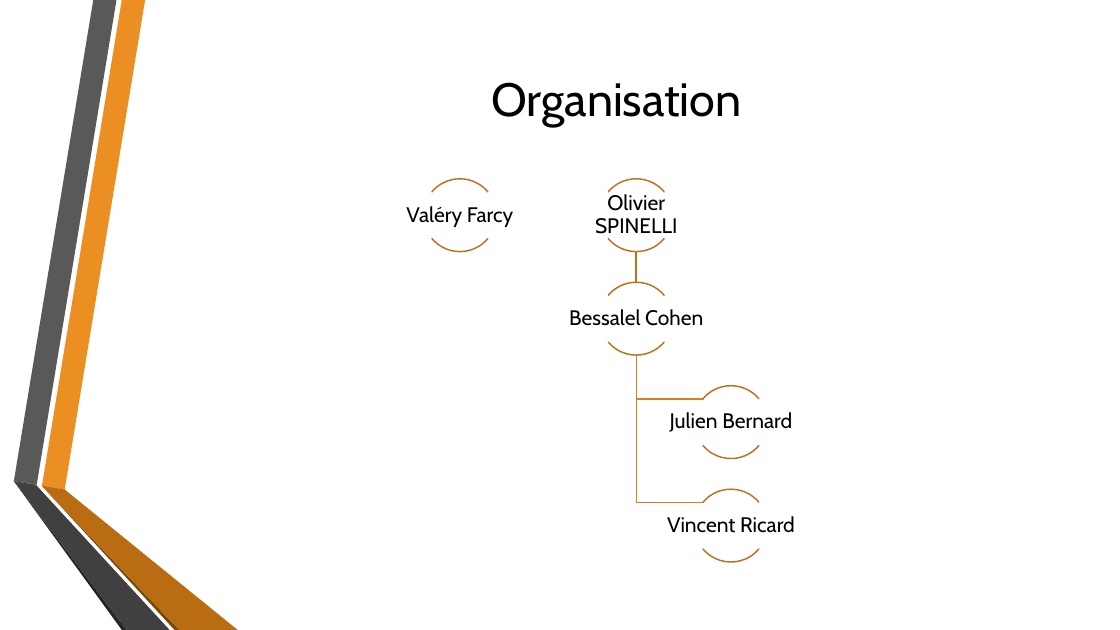
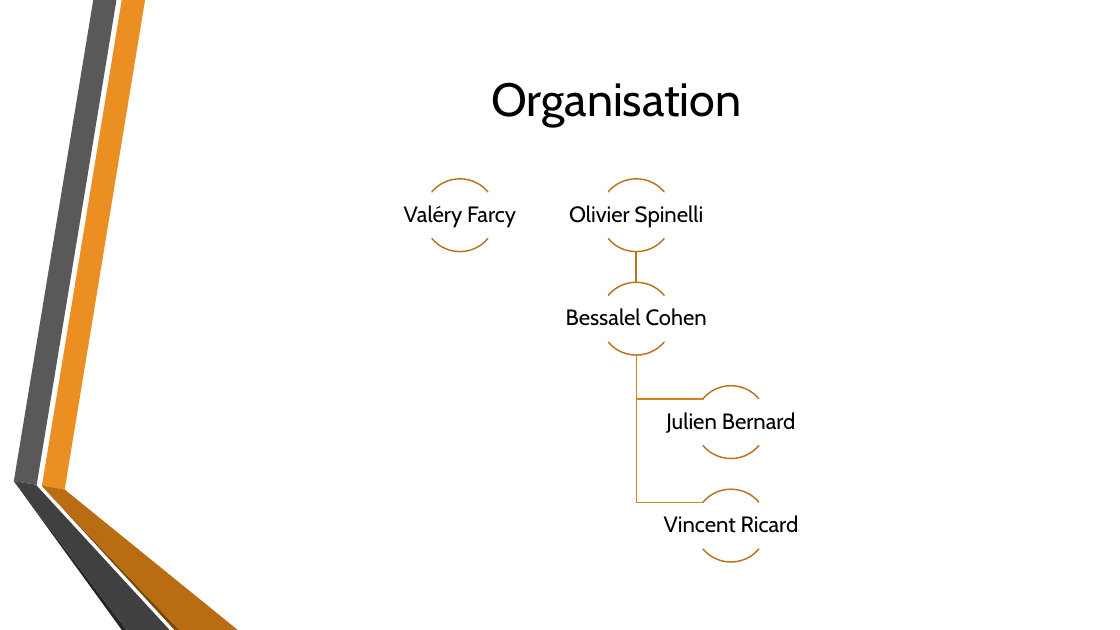
Before and after one commit to Bessalel/MySocialFeed, a slide deck: slide 2 of Avant-Projet/Réunion/[MSF]ReunionDeLancement.pptx. Drawn at 1120x630 pixels with LibreOffice and Linux fonts; fonts in the diff are those of the drawing. Boxes give left, top, right and bottom in pixels: in the first picture for what was removed or moved away, otherwise in the second. Text is boxed around its words. In the diff, an @@ line names an element or a change of style, - is before the commit and + after.

```diff
--- a/Avant-Projet/Réunion/[MSF]ReunionDeLancement.pptx
+++ b/Avant-Projet/Réunion/[MSF]ReunionDeLancement.pptx
@@ text at (569, 205, 704, 228): text changed; size 18 to 19 pt @@
-Olivier SPINELLI
+Olivier Spinelli
@@ size 18 to 19 pt in 4 elements at (404, 205, 516, 228), (566, 308, 707, 326), (666, 412, 796, 433), (664, 515, 799, 533) @@
```
Also in this commit, not shown: 2 other slides changed, 4 other files.
